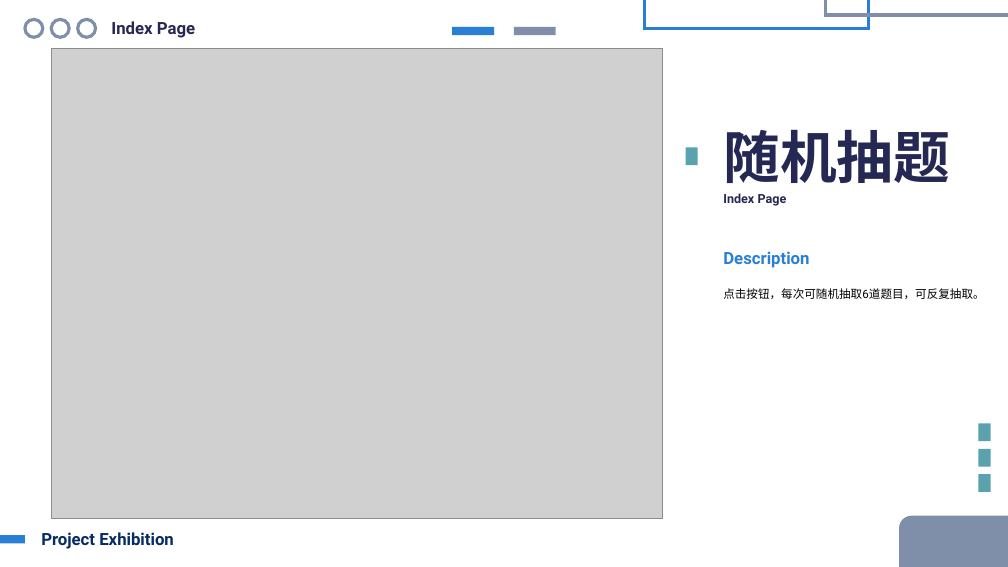
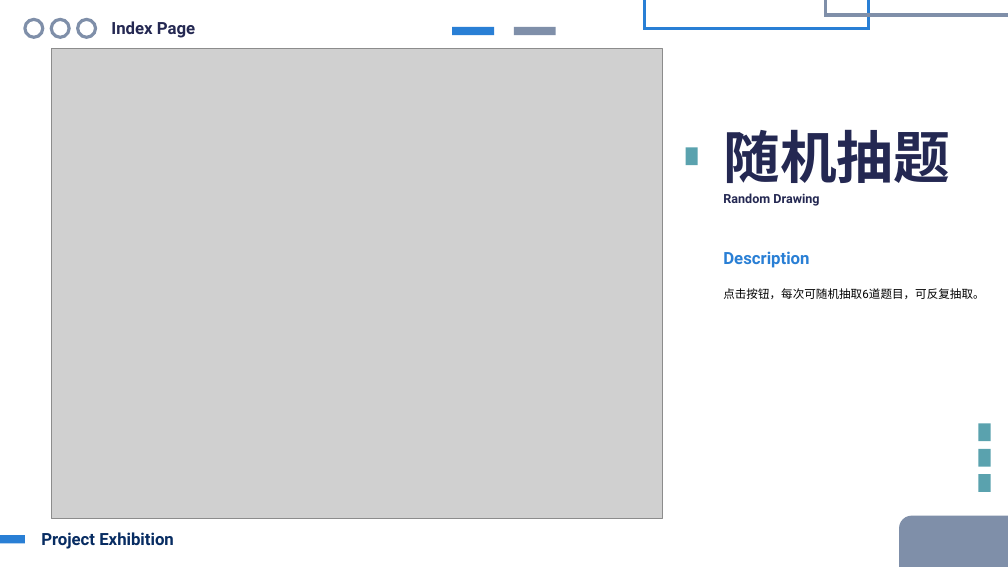
Before and after one commit to HoshiMeisa/Question-Drawing-System, a slide deck: slide 6 of ThesisDefense.pptx. Drawn at 1008x567 pixels with LibreOffice and Linux fonts; fonts in the diff are those of the drawing; grey boxes stand for pictures. Boxes give left, top, right and bottom in pixels: in the first picture for what was removed or moved away, otherwise in the second. Text is boxed around its words. In the diff, an @@ line names an element or a change of style, - is before the commit and + after.

```diff
--- a/ThesisDefense.pptx
+++ b/ThesisDefense.pptx
@@ text at [723, 193, 819, 206]: text changed @@
-Index Page
+Random Drawing
```
Also in this commit, not shown: 5 other slides changed, 3 slides added, 1 slide removed, 3 other files.
